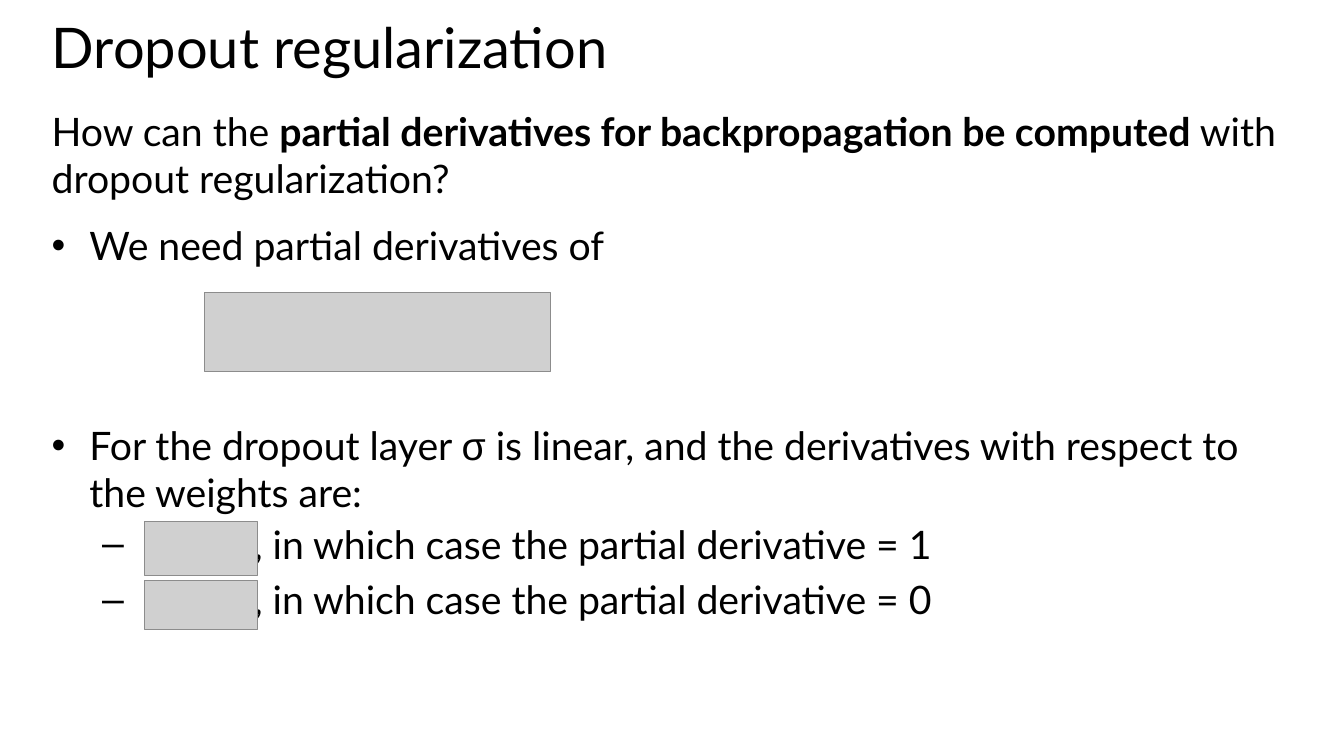
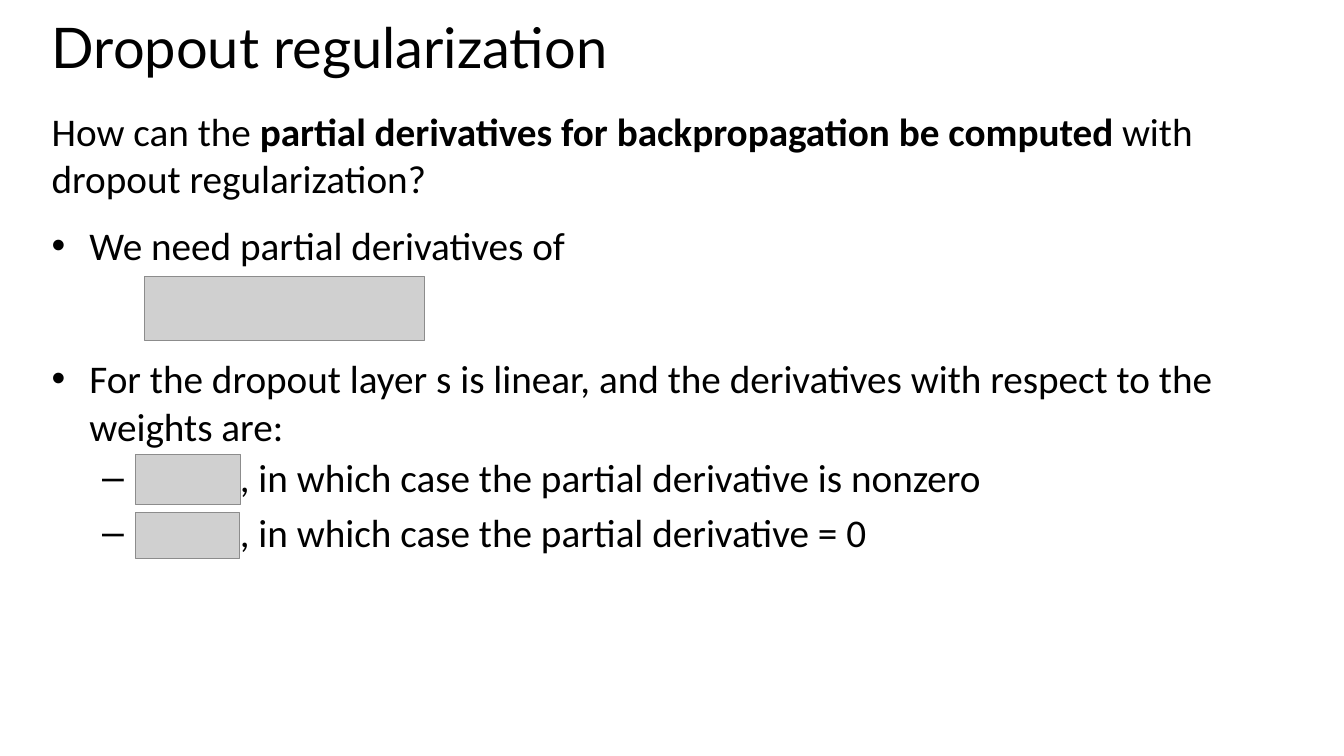
Before and after one commit to StephenElston/CSCI-E25, a slide deck: slide 51 of Slides/5_BuildingBlocksOfDeepLearning.pptx. Drawn at 1344x756 pixels with LibreOffice and Linux fonts; fonts in the diff are those of the drawing; grey boxes stand for pictures. Boxes give left, top, right and bottom in pixels: in the first picture for what was removed or moved away, otherwise in the second. Text is boxed around its words. In the diff, an @@ line names an element or a change of style, - is before the commit and + after.

Commit message:
Updates and format corrections for slides

```diff
--- a/Slides/5_BuildingBlocksOfDeepLearning.pptx
+++ b/Slides/5_BuildingBlocksOfDeepLearning.pptx
@@ text at <box>52,118,1193,554</box>: font Lato to Calibri in "How can the partial derivatives for backpropagation ...", "We need partial derivatives of", ", in which case the partial derivative ..." @@
@@ picture: place and size @@
-picture at <box>205,292,551,371</box>
+picture at <box>145,276,425,340</box>
@@ text at <box>89,365,1212,499</box>: text changed; font Lato to Calibri @@
-• For the dropout layer σ is linear, and the derivatives with respect to the weights are:
-  – , in which case the partial derivative = 1
+• For the dropout layer s is linear, and the derivatives with respect to the weights are:
+  – , in which case the partial derivative is nonzero
@@ picture: place and size @@
-picture at <box>145,522,258,576</box>
+picture at <box>135,455,240,505</box>
@@ picture: place and size @@
-picture at <box>145,581,258,630</box>
+picture at <box>135,513,239,559</box>
```
Also in this commit, not shown: 16 other slides changed.
